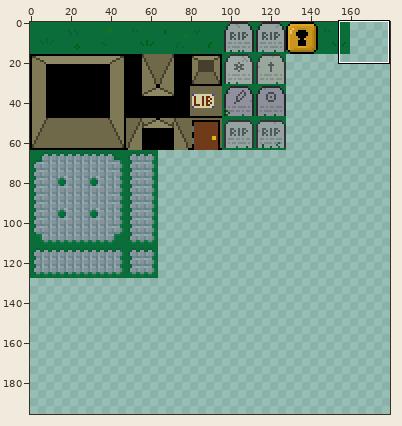
One commit to this sprite sheet: src/data/image/13-cemetery.png. Above: a wide view before the commit, with the close-up outlined.
Close-up. First the earlier version:
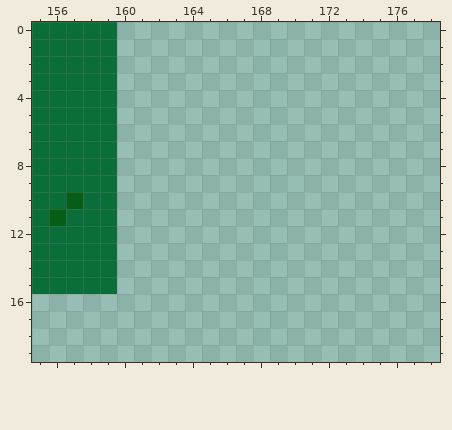
The file is 256x256 pixels. Colours within 5 levels of each other are drawn and written as one. Shown: x 155..178, y 0..19. The wide view leaves out empty margins. The commit also changed other parts of the picture, which this record leaves out.
After:
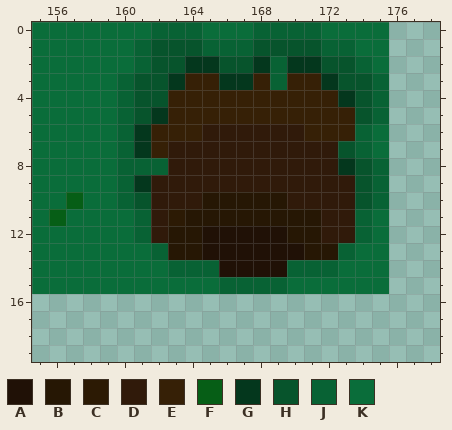
Palette (. is transparent): A #201106  B #261704  C #2c1a04  D #301a0a  E #362006  F #065e16  G #04371d  H #07542c  J #086234  K #0a6d3a
The edit:
Colour A is added in row 12 at x 165 to 169; in row 13 at x 165 to 170; in row 14 at x 166 to 169.
Colour B is added in row 10 at x 165 to 169; in row 11 at x 164 to 171; in row 12 at x 163 to 164 and 170 to 171; in row 13 at x 163 to 164 and 171 to 172.
Colour C is added in row 11 at x 163.
Colour D is added in row 6 at x 165 to 170; in rows 7 to 8 at x 163 to 172; in row 9 at x 162 to 173; in row 10 at x 162 to 164 and 170 to 173; in rows 11 to 12 at x 162 and 172 to 173.
Colour E is added in row 3 at x 164 to 165, 168 and 170 to 171; in row 4 at x 163 to 172; in row 5 at x 163 to 173; in row 6 at x 162 to 164 and 171 to 173; in row 7 at x 162.
Colour G is added in row 2 at x 164 to 165, 168 and 170 to 171; in row 3 at x 163, 166 to 167 and 172; in row 4 at x 173; in row 5 at x 162; in rows 6 to 7 at x 161; in row 8 at x 173.
Colour G is added in row 9 at x 161.
Colour H is added in row 1 at x 162 to 164 and 168 to 171; in row 2 at x 162 to 163, 166 to 167 and 172 to 173; in row 3 at x 161 to 162 and 173 to 174; in row 4 at x 161 to 162 and 174; in row 5 at x 161 and 174; in row 7 at x 173.
Colour H is added in rows 8 to 9 at x 174; in row 10 at x 161 and 174.
Colour J is added in row 0 at x 162 to 164 and 168 to 171; in row 1 at x 161, 165 to 167 and 172 to 173; in row 2 at x 161, 169 and 174; in row 3 at x 160, 169 and 175; in rows 4 to 5 at x 160 and 175; in rows 6 to 7 at x 160 and 174.
Colour J is added in row 8 at x 160 to 162 and 175; in rows 9 to 10 at x 160 and 175; in rows 11 to 12 at x 161 and 174; in row 13 at x 162 and 173; in row 14 at x 163 to 165 and 170 to 172; in row 15 at x 166 to 169.
Colour K is added in row 0 at x 160 to 161, 165 to 167 and 172 to 175; in row 1 at x 160 and 174 to 175; in row 2 at x 160 and 175; in rows 6 to 7 at x 175; in rows 11 to 12 at x 160 and 175; in row 13 at x 160 to 161 and 174 to 175.
Colour K is added in row 14 at x 160 to 162 and 173 to 175; in row 15 at x 160 to 165 and 170 to 175.
Changed places in both close-ups, as pixel boxes (x1, y1, x2, y2):
added: (117, 22, 389, 294)
